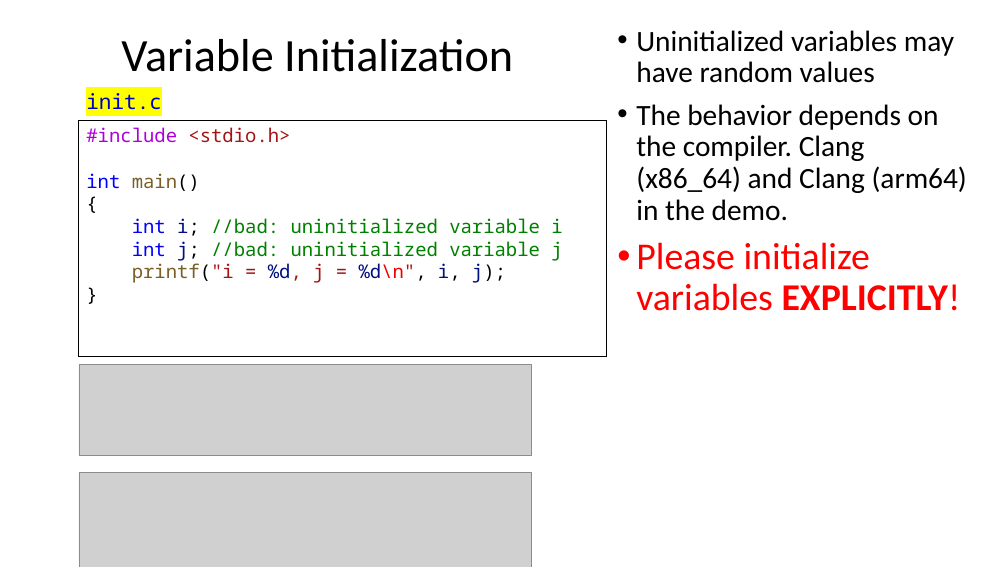
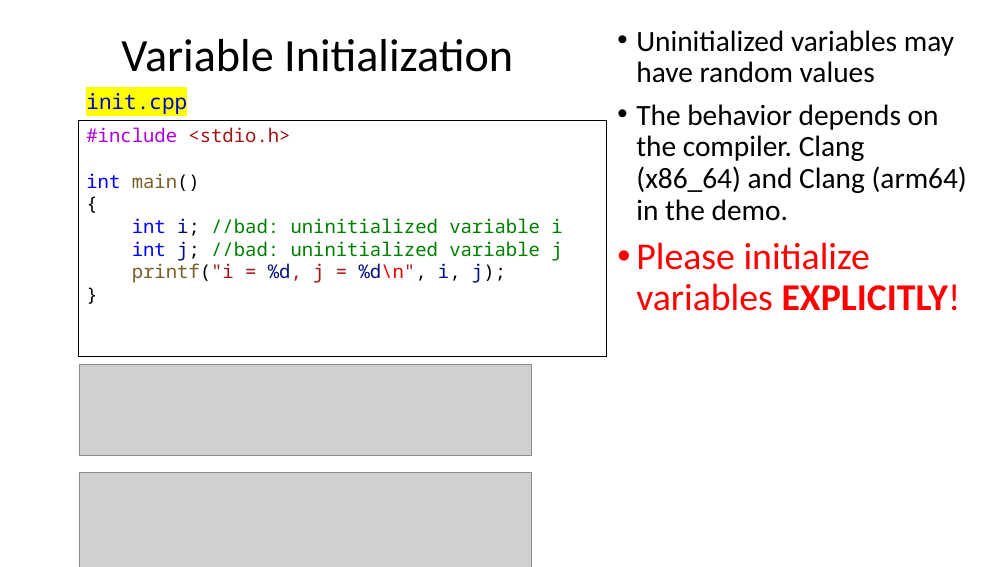
Before and after one commit to dayekuaipao/CPPLearning, a slide deck: slide 4 of week02/Lecture02.pptx. Drawn at 1008x567 pixels with LibreOffice and Linux fonts; fonts in the diff are those of the drawing; grey boxes stand for pictures; background and template pictures are left out. Boxes give left, top, right and bottom in pixels: in the first picture for what was removed or moved away, otherwise in the second. Text is boxed around its words. In the diff, an @@ line names an element or a change of style, - is before the commit and + after.

```diff
--- a/week02/Lecture02.pptx
+++ b/week02/Lecture02.pptx
@@ rectangle "init.cpp": place and size @@
-rectangle "init.cpp" at (79, 85, 170, 118)
+rectangle "init.cpp" at (79, 85, 196, 118)
@@ text in rectangle at (86, 93, 187, 114): text changed @@
-init.c
+init.cpp
```
Also in this commit, not shown: 3 other files.
